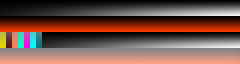
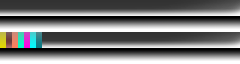
Comparing the layer stacks of the two (240, 64) images. Changes:
removed layer "图层 3" over [left=0, top=0, right=240, bottom=64]
added layer "daylight" above "torchlight" over [left=0, top=0, right=240, bottom=48]
added layer "torchlight" above "图层 2" over [left=0, top=17, right=240, bottom=64]
